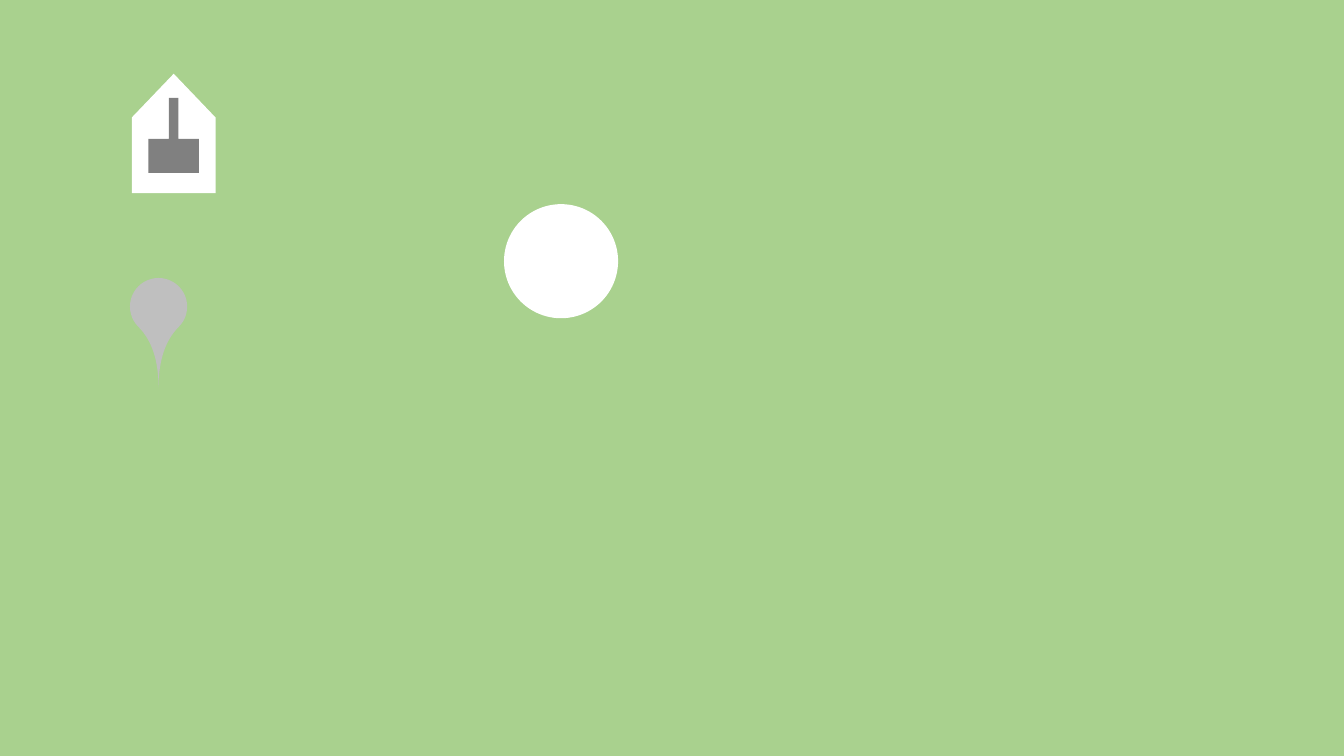
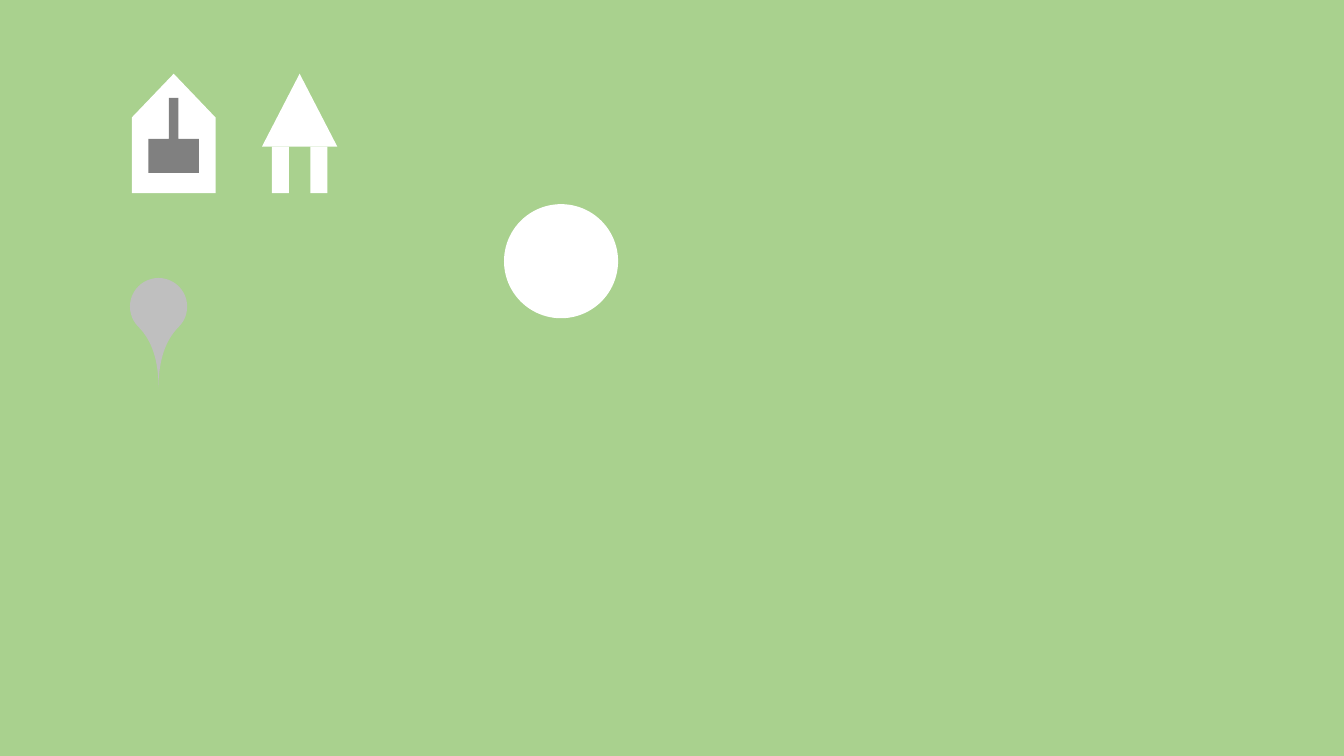
Before and after one commit to Hamster5295/HSplatoon, a slide deck: slide 1 of Texture/Texture.pptx. Drawn at 1344x756 pixels with LibreOffice and Linux fonts; fonts in the diff are those of the drawing. Boxes give left, top, right and bottom in pixels: in the first picture for what was removed or moved away, otherwise in the second. Text is boxed around its words. In the diff, an @@ line names an element or a change of style, - is before the commit and + after.

```diff
--- a/Texture/Texture.pptx
+++ b/Texture/Texture.pptx
@@ triangle added at (262, 74, 338, 146), fill #FFFFFF @@
@@ rectangle added at (272, 146, 289, 193), fill #FFFFFF @@
@@ rectangle added at (311, 146, 328, 193), fill #FFFFFF @@
```
Also in this commit, not shown: 1 slide added, 1 slide removed, 7 other files.
